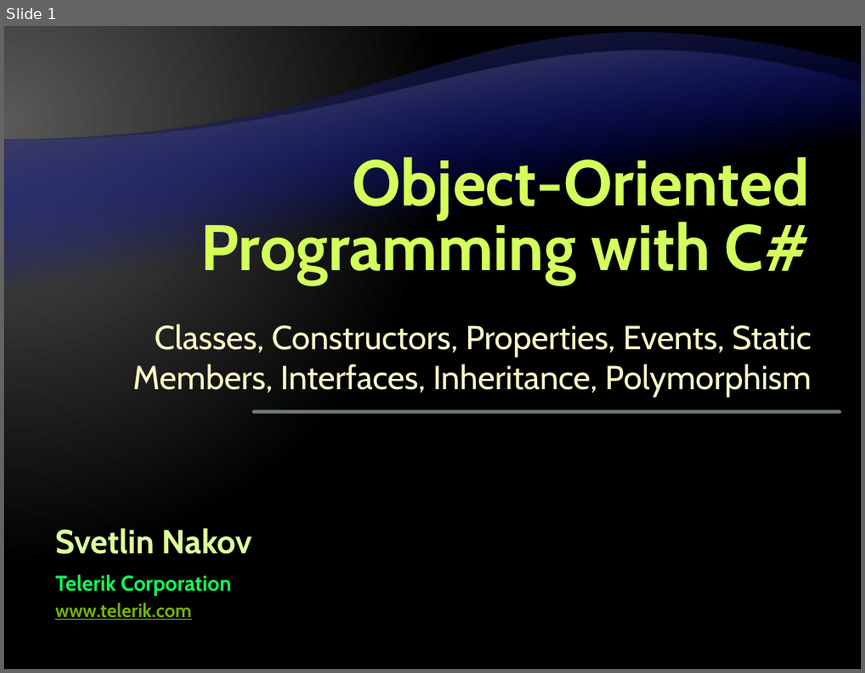
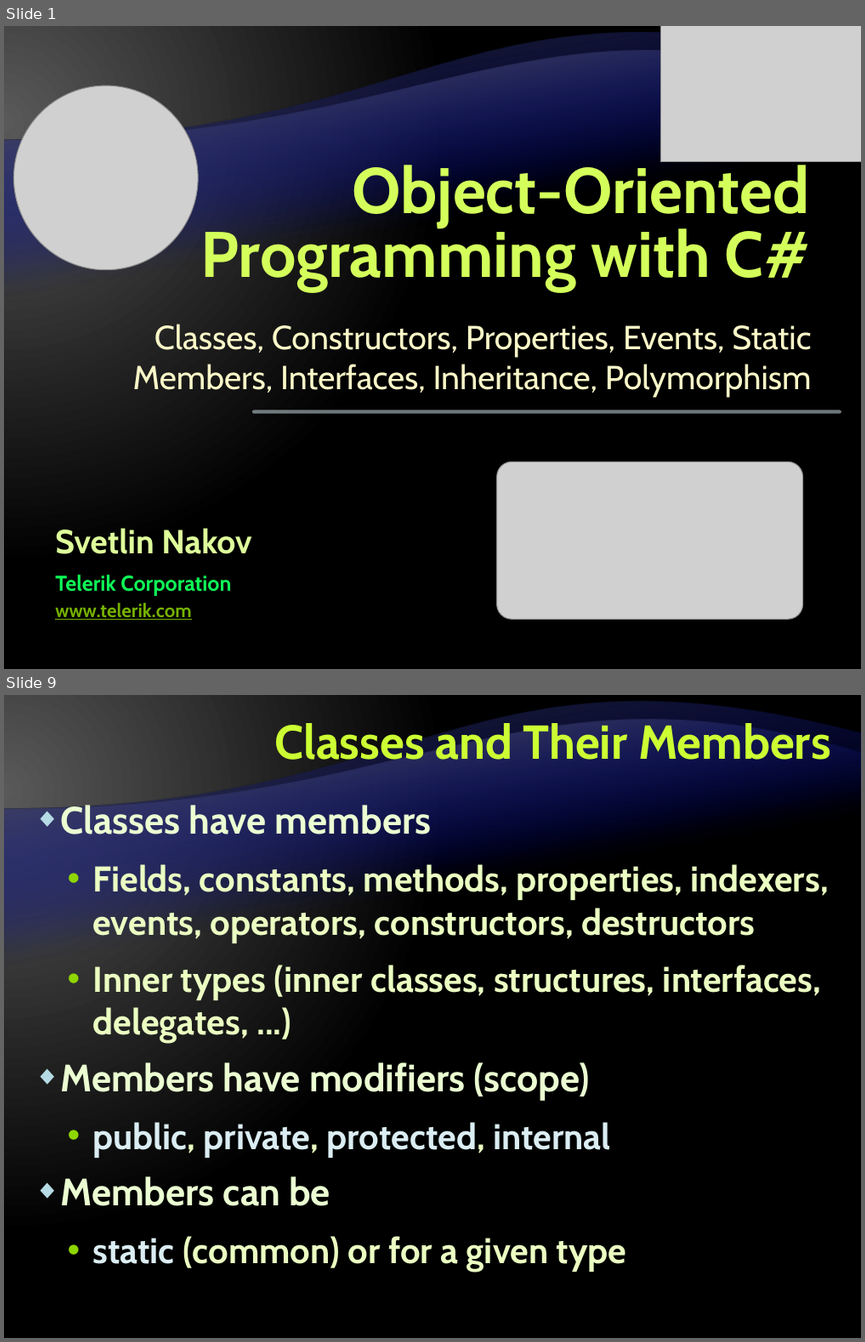
Before and after one commit to Graveheart/aspnetcourse, a slide deck: lectures/4. Object-Oriented Programming with C#.pptx. Shown one above the other, each under a label of ours: slide 1 before the commit, slides 1 and 9 after it; the slides between them are not shown. The pictures are 865x673 and 865x1342 pixels, drawn with LibreOffice and Linux fonts; fonts in the diff are those of the drawing; grey boxes stand for pictures; background and template pictures are left out. Boxes give left, top, right and bottom in pixels: in the first picture for what was removed or moved away, otherwise in the second. Text is boxed around its words. In the diff, an @@ line names an element or a change of style, - is before the commit and + after.

```diff
--- a/lectures/4. Object-Oriented Programming with C#.pptx
+++ b/lectures/4. Object-Oriented Programming with C#.pptx
@@ slide 9 added at (4,695,861,1338), background gradient #595959 to #000000; not listed: 2 template elements that a slide beside it also shows @@
@@ title added at (274,719,831,770), 40 pt, text #CCFF33, bold @@
+Classes and Their Members
@@ text added at (60,802,828,1271), 30 pt, text #EBFFC2, bold @@
+◆ Classes have members
+  • Fields, constants, methods, properties, indexers, events, operators, constructors, destructors
+  • Inner types (inner classes, structures, interfaces, delegates, ...)
+◆ Members have modifiers (scope)
+  • public, private, protected, internal
+◆ Members can be
+  • static (common) or for a given type
@@ slide 1 changed as well @@
@@ picture added at (660,26,861,161) @@
@@ picture added at (4,76,207,280) @@
@@ title "Object-Oriented Programming with C#": place and size @@
-title "Object-Oriented Programming with C#" at (201,152,810,284)
+title "Object-Oriented Programming with C#" at (201,159,810,291)
@@ picture added at (497,461,802,618) @@
```
Also in this commit, not shown: 86 other slides added, 2 slides removed, 1 other file.
